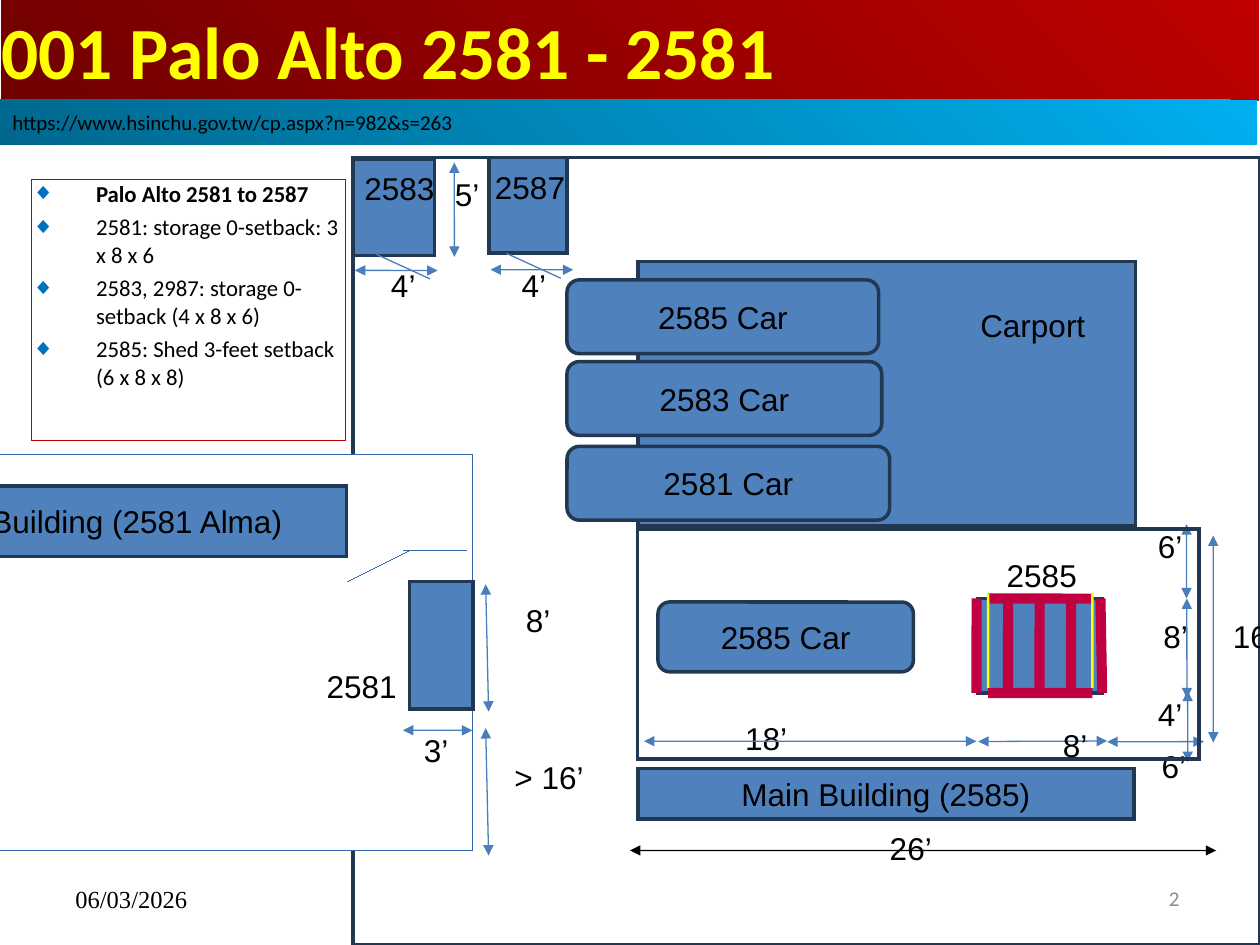
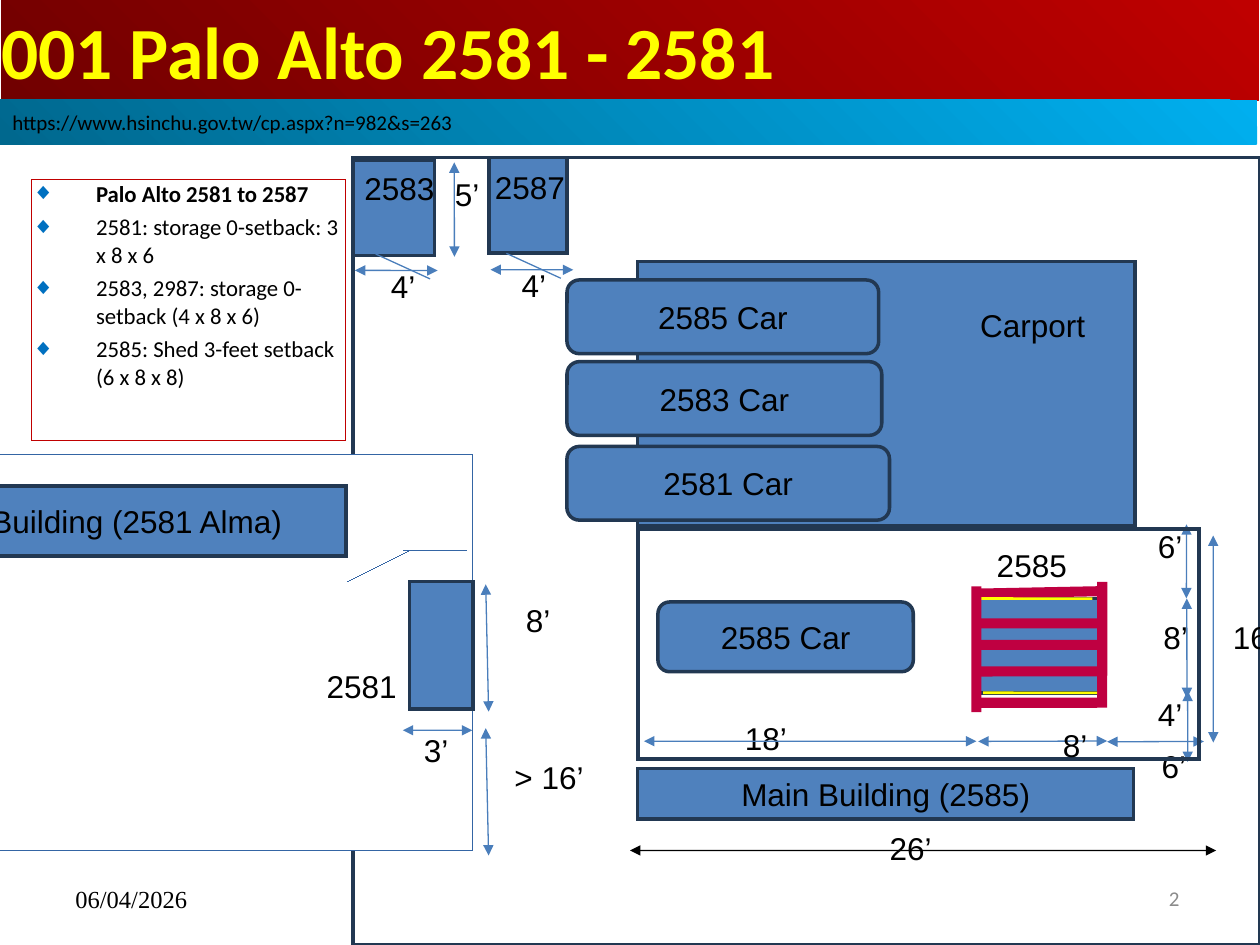
Before and after one commit to peterhchen/1000_Family, a slide deck: slide 2 of Palo_Alto_2581/000_PaloAlto_Shed.pptx. Drawn at 1260x945 pixels with LibreOffice and Linux fonts; fonts in the diff are those of the drawing. Boxes give left, top, right and bottom in pixels: in the first picture for what was removed or moved away, otherwise in the second. Text is boxed around its words. In the diff, an @@ line names an element or a change of style, - is before the commit and + after.

```diff
--- a/Palo_Alto_2581/000_PaloAlto_Shed.pptx
+++ b/Palo_Alto_2581/000_PaloAlto_Shed.pptx
@@ text "2585": place and size @@
-text "2585" at [1007, 565, 1077, 588]
+text "2585" at [997, 555, 1067, 578]
@@ line moved from (1092, 688) - (1092, 593) to (976, 712) - (976, 586) @@
@@ line (976, 712) - (976, 586): stroke #FFFF00 1.45 pt to #BF0041 5.75 pt @@
@@ line moved from (988, 693) - (1092, 693) to (978, 593) - (1097, 591) @@
@@ line moved from (988, 598) - (1092, 598) to (978, 598) - (1092, 598) @@
@@ line (978, 598) - (1092, 598): stroke #BF0041 5.75 pt to #FFFF00 1.45 pt @@
@@ line moved from (976, 693) - (976, 598) to (1102, 708) - (1102, 582) @@
@@ line moved from (1008, 693) - (1008, 598) to (1100, 624) - (976, 624) @@
@@ line moved from (1102, 693) - (1100, 598) to (1102, 645) - (978, 645) @@
@@ line moved from (1040, 696) - (1040, 601) to (1100, 672) - (976, 672) @@
@@ line moved from (1071, 693) - (1071, 598) to (978, 703) - (1097, 703) @@
@@ line moved from (988, 688) - (988, 593) to (983, 693) - (1097, 693) @@
@@ freeform shape at [978, 741, 1106, 741]: outline redrawn @@
@@ text at [75, 891, 187, 909]: text changed @@
-06/03/2026
+06/04/2026
```
Also in this commit, not shown: 2 other slides changed.
